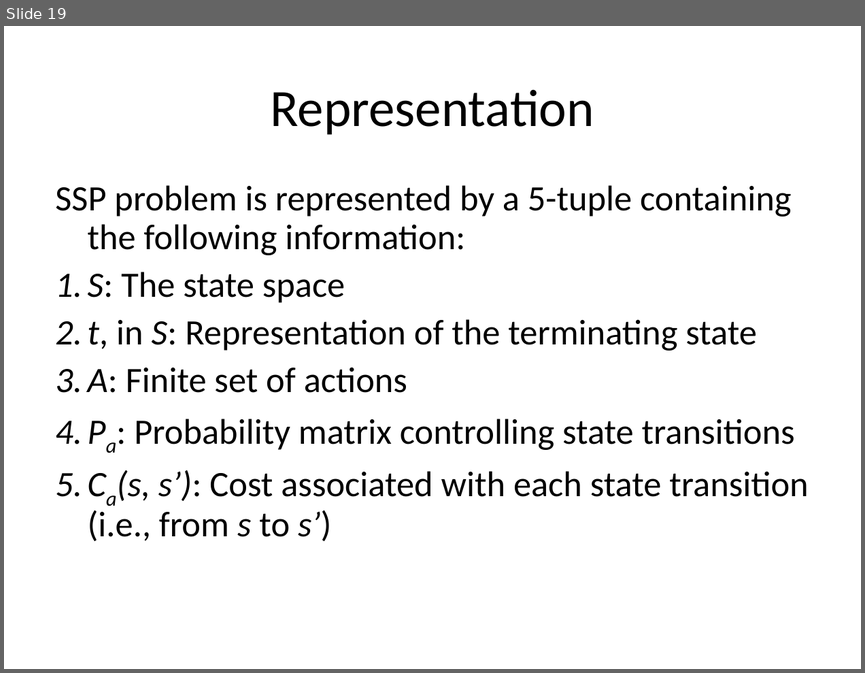
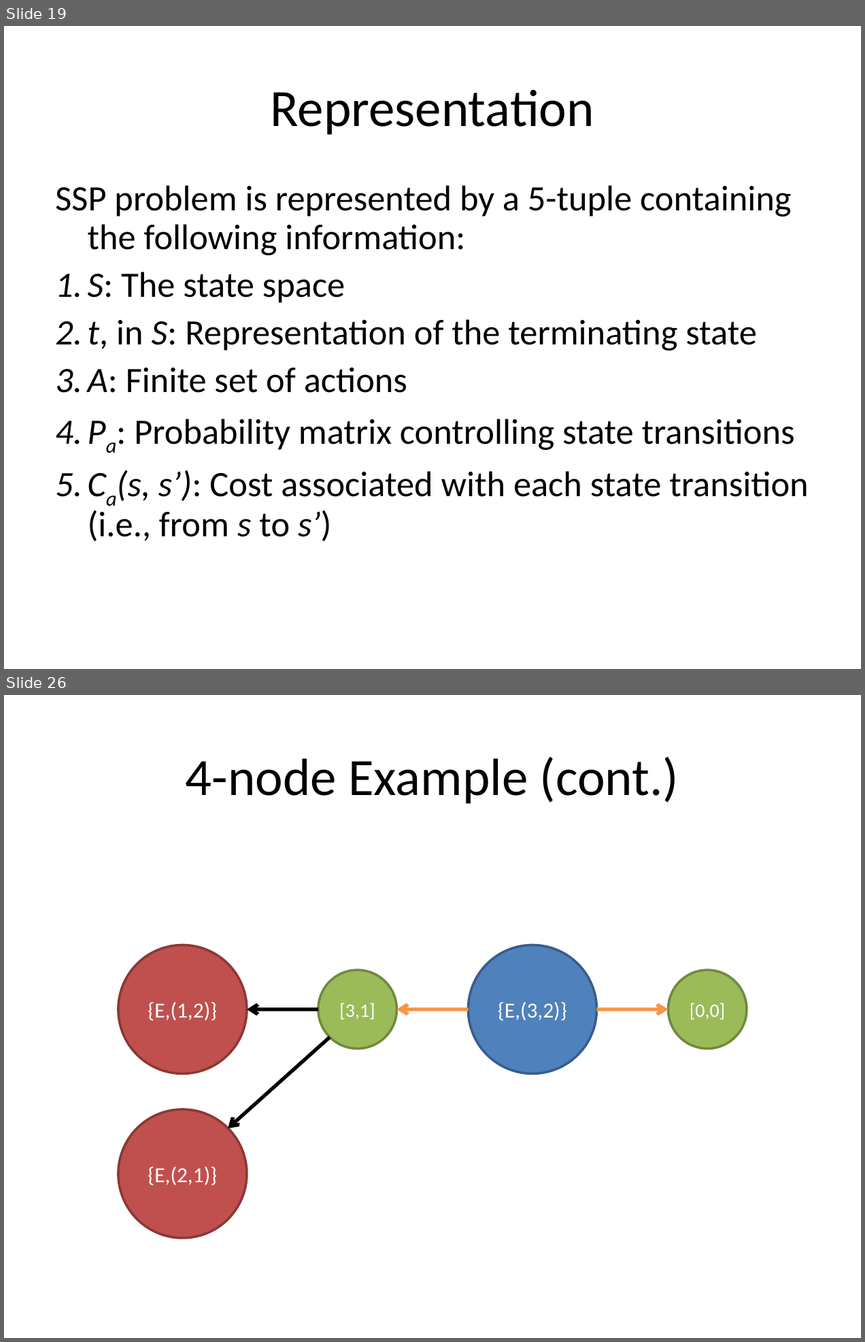
Before and after one commit to mazzas/School, a slide deck: SE4960/Journal Club/Minimum Latency Data Diffusion in Intermittently Connected Mobile.ppt. Shown one above the other, each under a label of ours: slide 19 before the commit, slides 19 and 26 after it; the slides between them are not shown. The pictures are 865x673 and 865x1342 pixels, drawn with LibreOffice and Linux fonts; fonts in the diff are those of the drawing. Boxes give left, top, right and bottom in pixels: in the first picture for what was removed or moved away, otherwise in the second. Text is boxed around its words. In the diff, an @@ line names an element or a change of style, - is before the commit and + after.

```diff
--- a/SE4960/Journal Club/Minimum Latency Data Diffusion in Intermittently Connected Mobile.ppt
+++ b/SE4960/Journal Club/Minimum Latency Data Diffusion in Intermittently Connected Mobile.ppt
@@ slide 26 added at (4, 695, 861, 1338), background #FFFFFF @@
@@ title added at (186, 757, 679, 804), 44 pt, text #000000 @@
+4-node Example (cont.)
@@ group added at (118, 945, 747, 1238): 5 ellipses @@
+{E,(1,2)}
+{E,(2,1)}
+{E,(3,2)}
+[3,1]
+[0,0]
@@ arrow added from (318, 1009) to (247, 1009), #000000 3 pt @@
@@ arrow added from (468, 1009) to (396, 1009), #F79646 3 pt @@
@@ arrow added from (597, 1009) to (668, 1009), #F79646 3 pt @@
@@ arrow added from (330, 1037) to (228, 1127), #000000 3 pt @@
```
Also in this commit, not shown: 7 other slides added, 5 slides removed.
